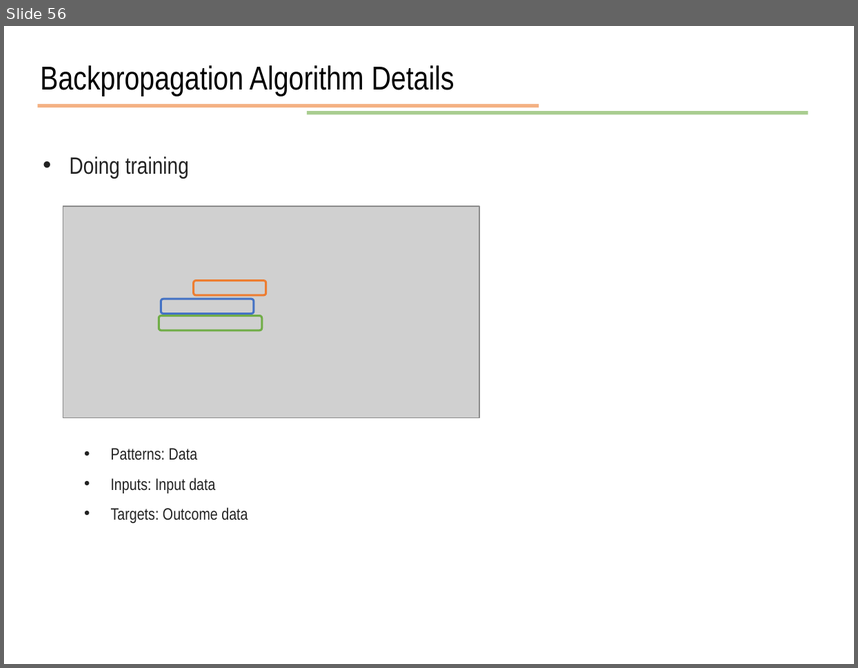
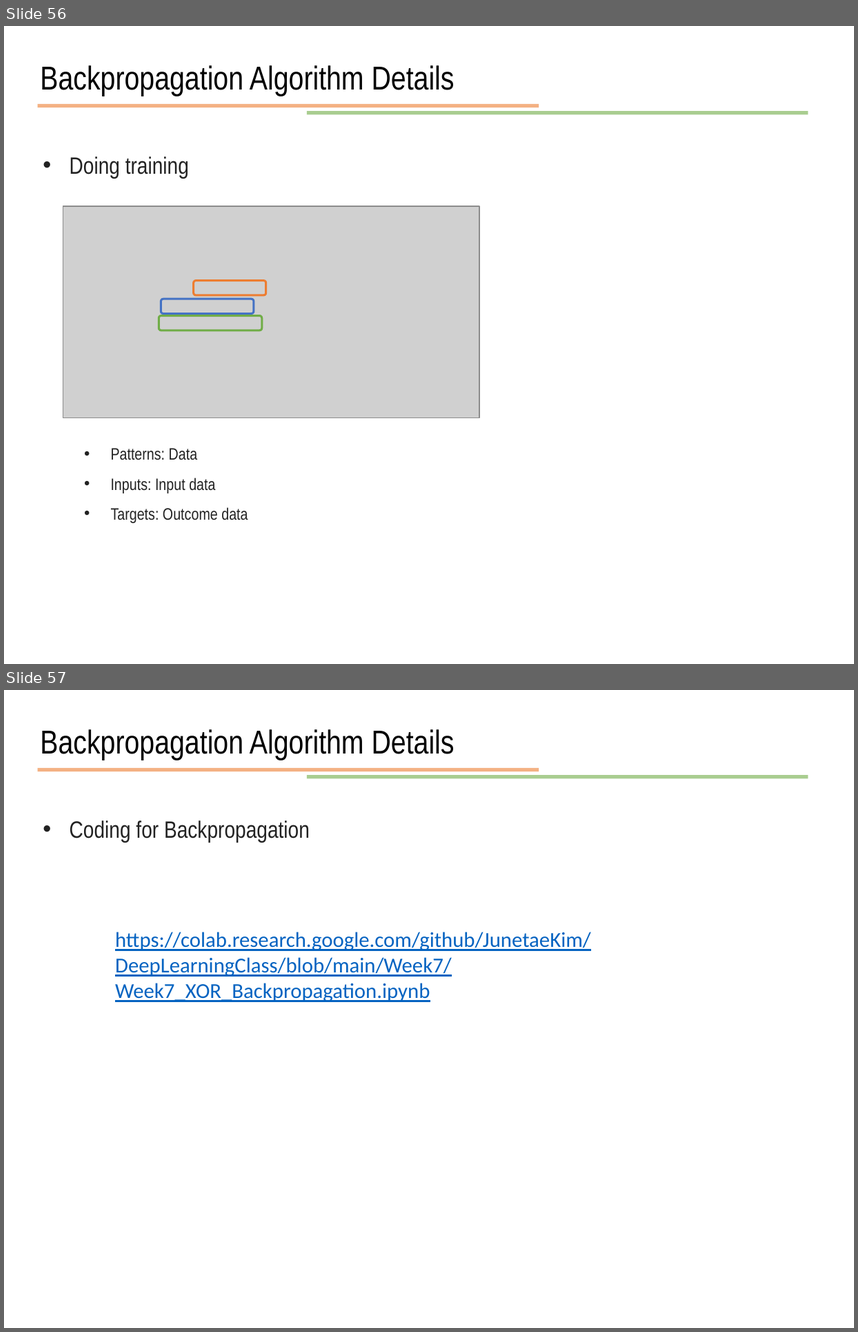
Before and after one commit to JunetaeKim/DeepLearningClass, a slide deck: Week7/week7 Backpropagation Algorithm Details.pptx. Shown one above the other, each under a label of ours: slide 56 before the commit, slides 56 and 57 after it. The pictures are 858x668 and 858x1332 pixels, drawn with LibreOffice and Linux fonts; fonts in the diff are those of the drawing; grey boxes stand for pictures. Boxes give left, top, right and bottom in pixels: in the first picture for what was removed or moved away, otherwise in the second. Text is boxed around its words. In the diff, an @@ line names an element or a change of style, - is before the commit and + after.

```diff
--- a/Week7/week7 Backpropagation Algorithm Details.pptx
+++ b/Week7/week7 Backpropagation Algorithm Details.pptx
@@ slide 57 added at bbox=[4, 690, 854, 1328], background #FFFFFF @@
@@ text added at bbox=[40, 729, 455, 760], 28 pt, text #000000 @@
+Backpropagation Algorithm Details
@@ line added from (38, 770) to (539, 770), #ED7D31 3 pt @@
@@ line added from (307, 777) to (808, 777), #70AD47 3 pt @@
@@ text added at bbox=[70, 820, 310, 842], 20 pt, text #222222 @@
+• Coding for Backpropagation
@@ text added at bbox=[115, 931, 591, 1002], 18 pt, text #0563C1, underline @@
+https://colab.research.google.com/github/JunetaeKim/DeepLearningClass/blob/main/Week7/Week7_XOR_Backpropagation.ipynb
```
Also in this commit, not shown: 14 slides changed, 1 other file.
